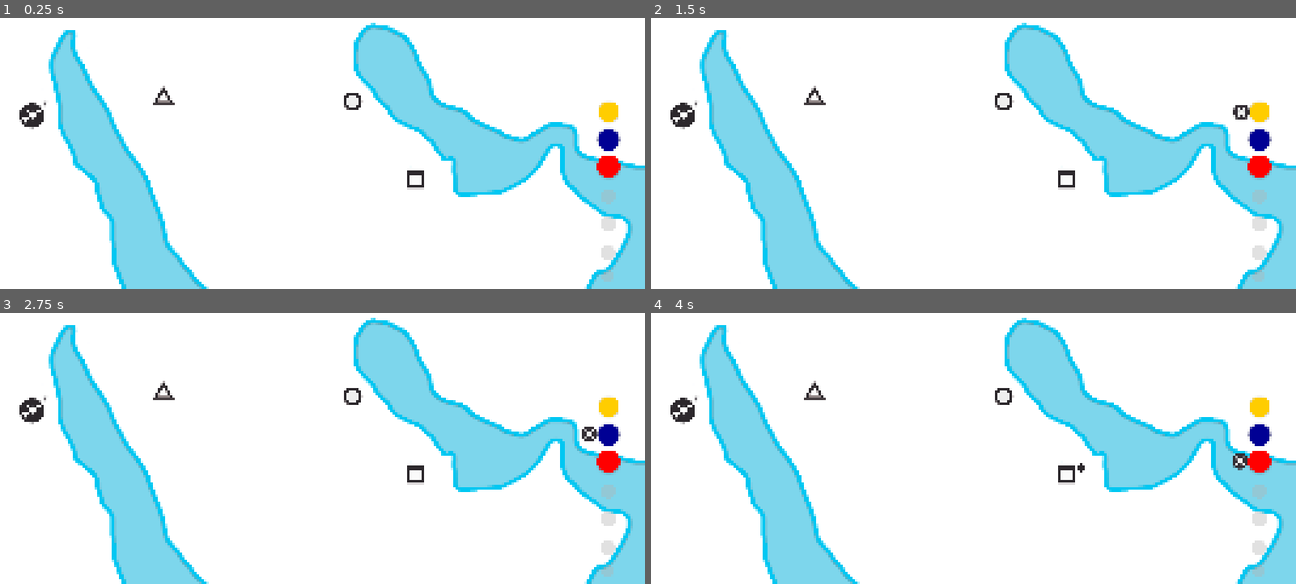
Above: before the commit, frames 1-4 (two rows, left to right).
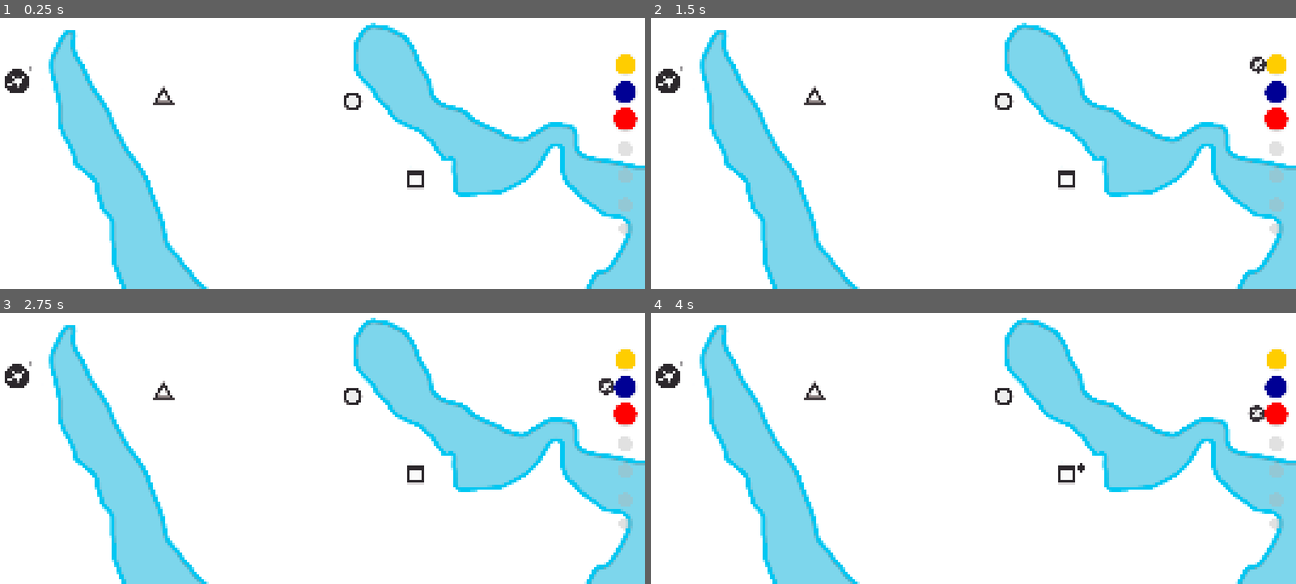
Above: after the commit, the same moments.

Repository: top-it-090304/Holding-Pattern
Game: Godot game, scene res://scene/Main.tscn
The game is run twice, just before and just after one commit, with the same random seed, the same clock (stepped at 60 frames per second) and the same inputs.
Inputs (mouse positions are in pixels of both pictures, inside the frame that each line leads up to; where the layout moved, square brackets give the same spot in the first picture):
- Up to frame 1 (0.25 s): no input
- Up to frame 2 (1.5 s): click (1276, 64) [1263, 112] at 0.5 s; click (1276, 64) [1257, 112] at 1.25 s
- Up to frame 3 (2.75 s): click (625, 386) [606, 434] at 2 s
- Up to frame 4 (4 s): click (1276, 415) [1257, 462] at 2.75 s; click (1257, 413) [1244, 459] at 3.5 s

The runs differ from the first frame. In frame 1, 2.2% of the frame differs, in the area x 0-99%, y 13-95%; in frame 2, 2.4%; in frame 3, 2.4%; in frame 4, 2.4%.

Commit message:
UI: chenge positin button(main)

Diff:
--- a/scene/Main.tscn
+++ b/scene/Main.tscn
@@ -167,10 +167,10 @@
 anchor_top = 0.88600004
 anchor_right = 0.36100003
 anchor_bottom = 0.93500006
-offset_left = 1396.3999
-offset_top = -595.88007
-offset_right = 1463.5999
-offset_bottom = -528.80005
+offset_left = 1458.3999
+offset_top = -772.88007
+offset_right = 1525.5999
+offset_bottom = -705.80005
 icon = ExtResource("10_tuai4")
 flat = true
 
@@ -182,10 +182,10 @@
 anchor_top = 0.892865
 anchor_right = 0.38482803
 anchor_bottom = 1.0099418
-offset_left = 1406.6
-offset_top = -588.24
-offset_right = 1531.4127
-offset_bottom = -456.68298
+offset_left = 1468.6
+offset_top = -765.24
+offset_right = 1593.4127
+offset_bottom = -633.683
 scale = Vector2(0.36157924, 0.36157924)
 toggle_mode = true
 button_pressed = true
@@ -199,10 +199,10 @@
 [node name="BlueButton" type="Button" parent="UI" unique_id=1888030756]
 modulate = Color(0, 0, 1, 1)
 texture_filter = 6
-offset_left = 2222.0002
-offset_top = 476.00003
-offset_right = 2452.0002
-offset_bottom = 734.0001
+offset_left = 2284.0002
+offset_top = 299.00003
+offset_right = 2514.0002
+offset_bottom = 557.0001
 scale = Vector2(0.38400003, 0.38400003)
 toggle_mode = true
 action_mode = 0
@@ -214,10 +214,10 @@
 [node name="RedButton" type="Button" parent="UI" unique_id=1218500919]
 modulate = Color(1, 0, 0, 1)
 texture_filter = 6
-offset_left = 2220.0002
-offset_top = 577.0
-offset_right = 2450.0002
-offset_bottom = 835.00006
+offset_left = 2282.0002
+offset_top = 400.0
+offset_right = 2512.0002
+offset_bottom = 658.00006
 scale = Vector2(0.4, 0.4)
 toggle_mode = true
 action_mode = 0
@@ -227,10 +227,10 @@
 expand_icon = true
 
 [node name="LightBlueButton" type="Button" parent="UI" unique_id=915725534]
-offset_left = 2217.0
-offset_top = 680.0
-offset_right = 2312.0
-offset_bottom = 792.0
+offset_left = 2279.0
+offset_top = 503.0
+offset_right = 2374.0
+offset_bottom = 615.0
 theme_override_icons/icon = ExtResource("11_8cuns")
 theme_override_styles/disabled = SubResource("StyleBoxFlat_ob58h")
 disabled = true
@@ -240,10 +240,10 @@
 expand_icon = true
 
 [node name="GreenButton" type="Button" parent="UI" unique_id=1585651091]
-offset_left = 2217.0
-offset_top = 784.0
-offset_right = 2312.0
-offset_bottom = 892.7681
+offset_left = 2279.0
+offset_top = 607.0
+offset_right = 2374.0
+offset_bottom = 715.7681
 theme_override_icons/icon = ExtResource("11_8cuns")
 theme_override_styles/disabled = SubResource("StyleBoxFlat_3hqfm")
 disabled = true
@@ -253,10 +253,10 @@
 expand_icon = true
 
 [node name="PinkButton" type="Button" parent="UI" unique_id=2095913022]
-offset_left = 2217.0
-offset_top = 892.0
-offset_right = 2311.0
-offset_bottom = 999.62317
+offset_left = 2279.0
+offset_top = 715.0
+offset_right = 2373.0
+offset_bottom = 822.62317
 theme_override_icons/icon = ExtResource("11_8cuns")
 theme_override_styles/disabled = SubResource("StyleBoxFlat_08k7p")
 disabled = true
@@ -266,10 +266,10 @@
 expand_icon = true
 
 [node name="OrangeButton" type="Button" parent="UI" unique_id=207546806]
-offset_left = 2220.0
-offset_top = 984.0
-offset_right = 2305.0
-offset_bottom = 1081.3188
+offset_left = 2282.0
+offset_top = 807.0
+offset_right = 2367.0
+offset_bottom = 904.31885
 theme_override_icons/icon = ExtResource("11_8cuns")
 theme_override_styles/disabled = SubResource("StyleBoxFlat_8cuns")
 disabled = true
@@ -297,25 +297,27 @@
 anchor_top = -6.520408
 anchor_right = -6.74375
 anchor_bottom = -5.1454067
-offset_bottom = -6.1035156e-05
-metadata/_edit_use_anchors_ = true
+offset_left = -56.0
+offset_top = -127.0
+offset_right = -56.0
+offset_bottom = -127.00003
 
 [node name="Count" type="Label" parent="UI/CountPlanePack" unique_id=328349660]
 layout_mode = 0
-offset_left = -970.0
-offset_top = -617.0
-offset_right = -930.0
-offset_bottom = -577.0
+offset_left = -1026.0
+offset_top = -744.0
+offset_right = -986.0
+offset_bottom = -699.0
 label_settings = SubResource("LabelSettings_pnqar")
 script = ExtResource("9_pnqar")
 
 [node name="TexturePlaneGhost" type="TextureRect" parent="UI/CountPlanePack" unique_id=1382701883]
 unique_name_in_owner = true
 layout_mode = 0
-offset_left = -1352.0
-offset_top = -501.0
-offset_right = -1175.6333
-offset_bottom = -358.0
+offset_left = -1408.0
+offset_top = -628.0
+offset_right = -1231.6333
+offset_bottom = -485.0
 texture = ExtResource("8_eik88")
 
 [node name="AddPlane" type="TextureRect" parent="UI/CountPlanePack" unique_id=1910985803]
@@ -326,9 +328,10 @@
 anchor_top = -6.0610003
 anchor_right = -7.6250005
 anchor_bottom = -5.1120005
-offset_top = -0.021972656
-offset_right = 15.000061
-offset_bottom = 1.9760437
+offset_left = -56.0
+offset_top = -127.02197
+offset_right = -40.99994
+offset_bottom = -125.02396
 mouse_filter = 0
 texture = ExtResource("6_eik88")
 expand_mode = 1
